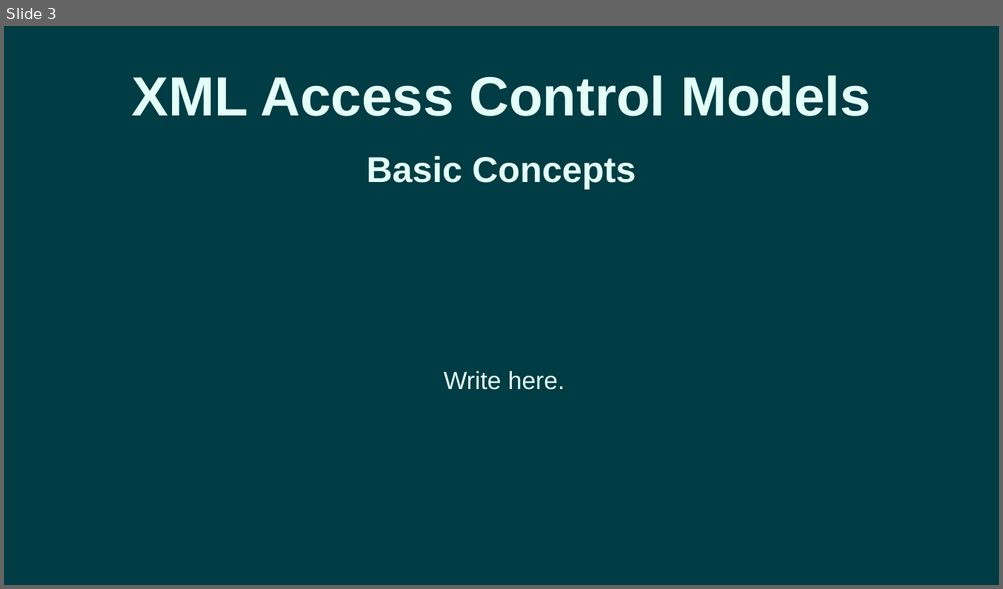
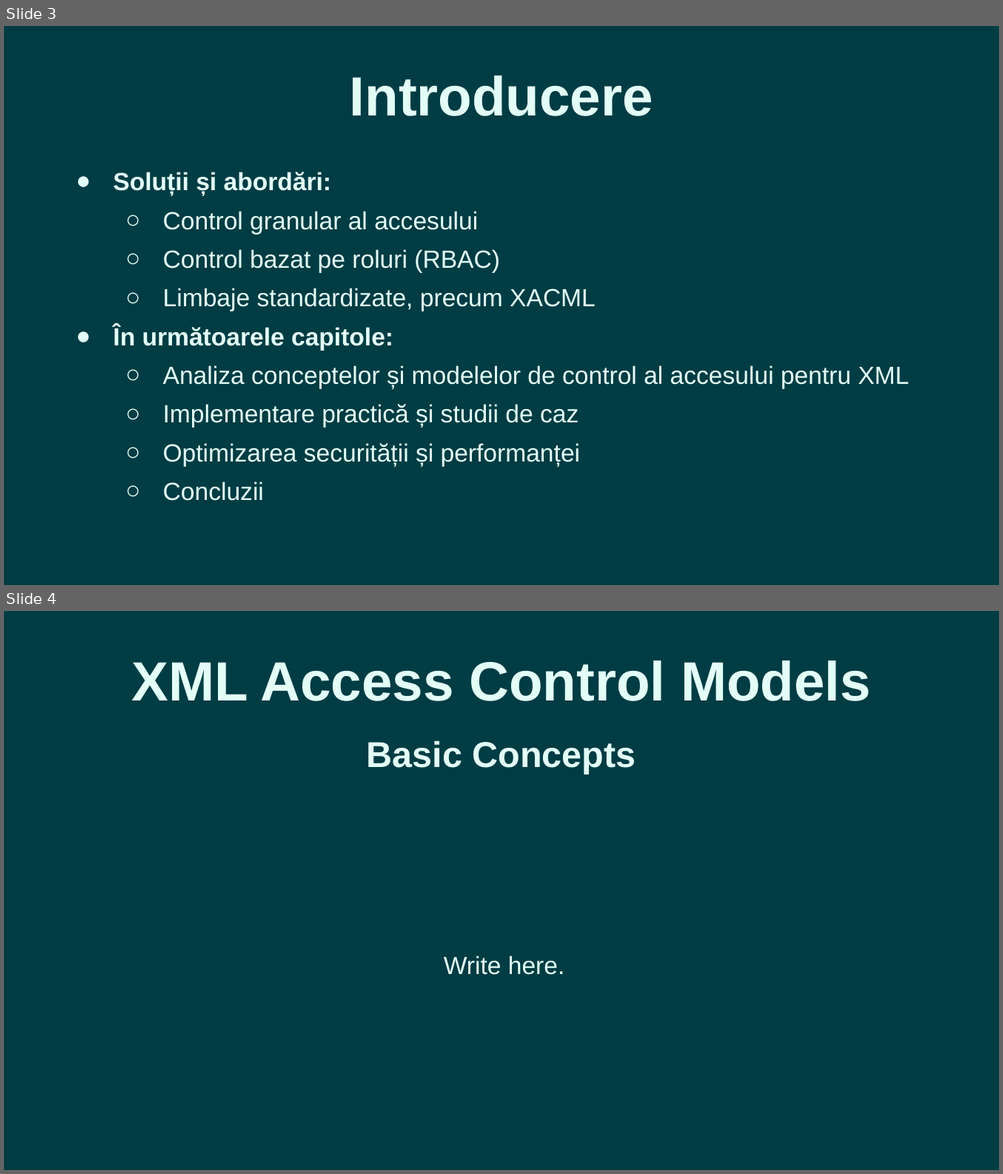
Before and after one commit to romantudorofficial/University_InformationSecurity, a slide deck: Access Control for XML - Presentation.pptx. Shown one above the other, each under a label of ours: slide 3 before the commit, slides 3 and 4 after it. The pictures are 1003x589 and 1003x1174 pixels, drawn with LibreOffice and Linux fonts; fonts in the diff are those of the drawing. Boxes give left, top, right and bottom in pixels: in the first picture for what was removed or moved away, otherwise in the second. Text is boxed around its words. In the diff, an @@ line names an element or a change of style, - is before the commit and + after.

```diff
--- a/Access Control for XML - Presentation.pptx
+++ b/Access Control for XML - Presentation.pptx
@@ slide 3 added at (4,26,999,585), background #003C43 @@
@@ text added at (350,76,653,116), 40 pt, text #E3FEF7, bold @@
+Introducere
@@ text added at (113,172,909,501), 18 pt, text #E3FEF7 @@
+● Soluții și abordări:
+  ○ Control granular al accesului
+  ○ Control bazat pe roluri (RBAC)
+  ○ Limbaje standardizate, precum XACML
+● În următoarele capitole:
+  ○ Analiza conceptelor și modelelor de control al accesului pentru XML
+  ○ Implementare practică și studii de caz
+  ○ Optimizarea securității și performanței
+  ○ Concluzii
@@ what was slide 3 is now slide 4 @@
```
Also in this commit, not shown: 2 other slides added, 2 slides removed, 3 other files.
